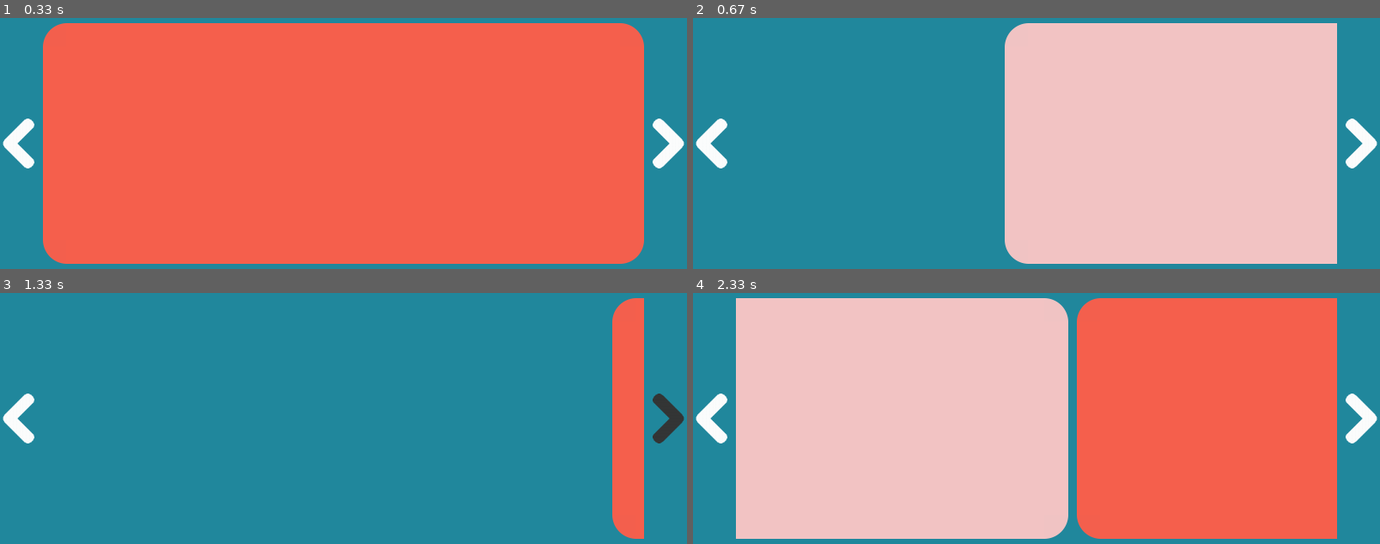
Above: before the commit, frames 1-4 (two rows, left to right).
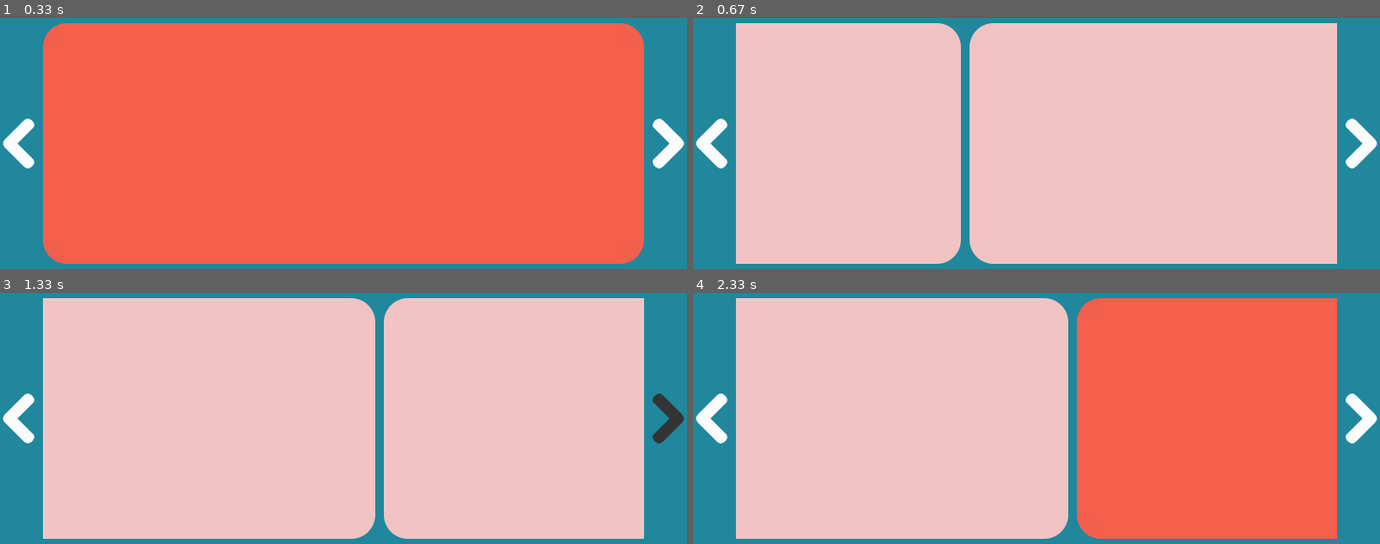
Above: after the commit, the same moments.

Repository: anxuae/pygame-imslider
Game: pygame game, started from pygame_imslider/examples/fade.py
Same seed, same stepped clock (60 frames per second), same inputs: the game is played once before the commit and once after it.
Inputs (mouse positions are in pixels of both pictures, inside the frame that each line leads up to):
- Up to frame 1 (0.33 s): no input
- Up to frame 2 (0.67 s): press the mouse at (706, 143) at 0.37 s; move the mouse to (857, 108) at 0.47 s; release the mouse at (1009, 73) at 0.6 s
- Up to frame 3 (1.33 s): press the mouse at (673, 418) at 1.2 s; move the mouse to (563, 398) at 1.3 s
- Up to frame 4 (2.33 s): release the mouse at (1146, 380) at 1.43 s; press the mouse at (1366, 418) at 2.03 s; move the mouse to (1194, 436) at 2.13 s; release the mouse at (1029, 453) at 2.27 s

Frame 1 is identical in both runs. In frame 2, 36% of the frame differs, in the area x 6-49%, y 2-98%; in frame 3, 82%, in the area x 6-94%, y 2-98%; in frame 4, nothing differs.

Commit message:
Complete the normal behavior of the slider

Diff:
--- a/pygame_imslider/slider.py
+++ b/pygame_imslider/slider.py
@@ -87,10 +87,56 @@
             if self.focus:
                 self.get_sprite(self.selection).set_selected(1)
 
-    def move(self, step):
+    def is_moving(self):
+        for slide in self.sprites():
+            if slide.is_moving():
+                return True
+        return False
+
+    def get_visibles(self):
+        return [elem for elem in enumerate(self.sprites()) if self.clip.colliderect(elem[1].rect)]
+
+    def got_to_selection_forward(self, center=False):
+        visibles = self.get_visibles()
+        if center:
+            current = visibles[len(visibles) // 2][0]
+        else:
+            current = visibles[0][0]
+
+        step = current - self.selection
+        if step < 0:
+            # Ensure to not go after last index
+            step = max(step, visibles[-1][0] - self.last_idx)
+
+        if step > 0:
+            # Back to begining
+            step = min(step, len(self.sprites()) - len(visibles))
+
         for slide in self.sprites():
             pos = slide.rect.x + step * (slide.rect.width + self.padding)
             slide.set_destination(pos, slide.rect.y, 5)
+
+    def got_to_selection_backward(self, center=False):
+        visibles = self.get_visibles()
+        if center:
+            current = visibles[len(visibles) // 2][0]
+        else:
+            current = visibles[0][0]
+
+        step = current - self.selection
+        if step > 0:
+            # Ensure to not go after first index
+            step = min(step, visibles[0][0])
+
+        step = max(current - self.selection, visibles[-1][0] - self.last_idx)
+        for slide in self.sprites():
+            pos = slide.rect.x + step * (slide.rect.width + self.padding)
+            slide.set_destination(pos, slide.rect.y, 5)
+
+
+class SlidesLayoutLoop(SlidesLayout):
+
+    pass
 
 
 class ImSlider(object):
@@ -128,7 +174,10 @@
         self.rewind = rewind
         self.speed = speed
         self.eraser = None
-        self.slides_layout = SlidesLayout(self.per_page, self.focus)
+        if stype == STYPE_LOOP:
+            self.slides_layout = SlidesLayoutLoop(self.per_page, self.focus)
+        else:
+            self.slides_layout = SlidesLayout(self.per_page, self.focus)
 
         self.renderer = renderer
         self.background = Background(self.renderer)
@@ -251,34 +300,43 @@
         self.sprites.update(events)
         self.slides_layout.update(events, dt)
 
+        if self.slides_layout.is_moving():
+            return
+
         for event in events:
             if event.type == pygame.MOUSEBUTTONDOWN\
                     and event.button in (1, 2, 3):
                 # Don't consider the mouse wheel (button 4 & 5)
-                if self.arrows[0].rect.collidepoint(event.pos):
+                if self.arrows[0].visible and self.arrows[0].rect.collidepoint(event.pos):
                     self.on_previous()
-                elif self.arrows[1].rect.collidepoint(event.pos):
+                elif self.arrows[1].visible and self.arrows[1].rect.collidepoint(event.pos):
                     self.on_next()
 
             elif event.type == pygame.FINGERDOWN:
                 display_size = pygame.display.get_surface().get_size()
                 finger_pos = (event.x * display_size[0], event.y * display_size[1])
-                if self.arrows[0].rect.collidepoint(finger_pos):
+                if self.arrows[0].visible and self.arrows[0].rect.collidepoint(finger_pos):
                     self.on_previous()
-                elif self.arrows[1].rect.collidepoint(finger_pos):
+                elif self.arrows[1].visible and self.arrows[1].rect.collidepoint(finger_pos):
                     self.on_next()
 
             elif event.type == pygame.JOYHATMOTION:
-                if event.value == JOYHAT_LEFT:
+                if self.arrows[0].visible and event.value == JOYHAT_LEFT:
                     self.on_previous()
-                elif event.value == JOYHAT_RIGHT:
+                elif self.arrows[1].visible and event.value == JOYHAT_RIGHT:
                     self.on_next()
 
     def update_arrows(self):
         """Update arrows visibility. The visibility is changed only if necessary
         to avoid unwelcome surface update.
         """
-        if self.stype != STYPE_LOOP and not self.rewind:
+        if len(self.slides_layout) == 1\
+                or (len(self.slides_layout) <= self.per_page and self.per_move >= self.per_page):
+            # Only one page
+            for i in range(2):
+                if self.arrows[i].visible == 1:
+                    self.arrows[i].visible = 0
+        elif self.stype != STYPE_LOOP and not self.rewind:
             if self.slides_layout.selection == 0 and self.arrows[0].visible == 1:
                 self.arrows[0].visible = 0
 
@@ -297,14 +355,15 @@
         if self.stype == STYPE_LOOP or self.rewind:
             # Loop, don't check limites
             self.slides_layout.set_selection(step=-self.per_move)
-            self.slides_layout.move(self.per_move)
+            self.slides_layout.got_to_selection_backward(self.focus == 'center')
         elif self.slides_layout.selection - self.per_move >= 0:
             # Move to given slide
             self.slides_layout.set_selection(step=-self.per_move)
-            self.slides_layout.move(self.per_move)
+            self.slides_layout.got_to_selection_backward(self.focus == 'center')
         elif self.slides_layout.selection != 0:
             # Go to the first slide
             self.slides_layout.set_selection(pos=0)
+            self.slides_layout.got_to_selection_backward(self.focus == 'center')
 
         self.update_arrows()
 
@@ -314,13 +373,14 @@
         if self.stype == STYPE_LOOP or self.rewind:
             # Loop, don't check limites
             self.slides_layout.set_selection(step=self.per_move)
-            self.slides_layout.move(-self.per_move)
+            self.slides_layout.got_to_selection_forward(self.focus == 'center')
         elif self.slides_layout.selection + self.per_move < len(self.slides_layout):
             # Move to given slide
             self.slides_layout.set_selection(step=self.per_move)
-            self.slides_layout.move(-self.per_move)
+            self.slides_layout.got_to_selection_forward(self.focus == 'center')
         elif self.slides_layout.selection != self.slides_layout.last_idx:
             # Go to the last slide
             self.slides_layout.set_selection(pos=self.slides_layout.last_idx)
+            self.slides_layout.got_to_selection_forward(self.focus == 'center')
 
         self.update_arrows()
--- a/pygame_imslider/sprites.py
+++ b/pygame_imslider/sprites.py
@@ -114,6 +114,9 @@
         :param events: list of events to process.
         :type events: list
         """
+        if self.visible == 0:
+            return
+
         for event in events:
             if event.type == pygame.MOUSEBUTTONDOWN\
                     and event.button in (1, 2, 3):
